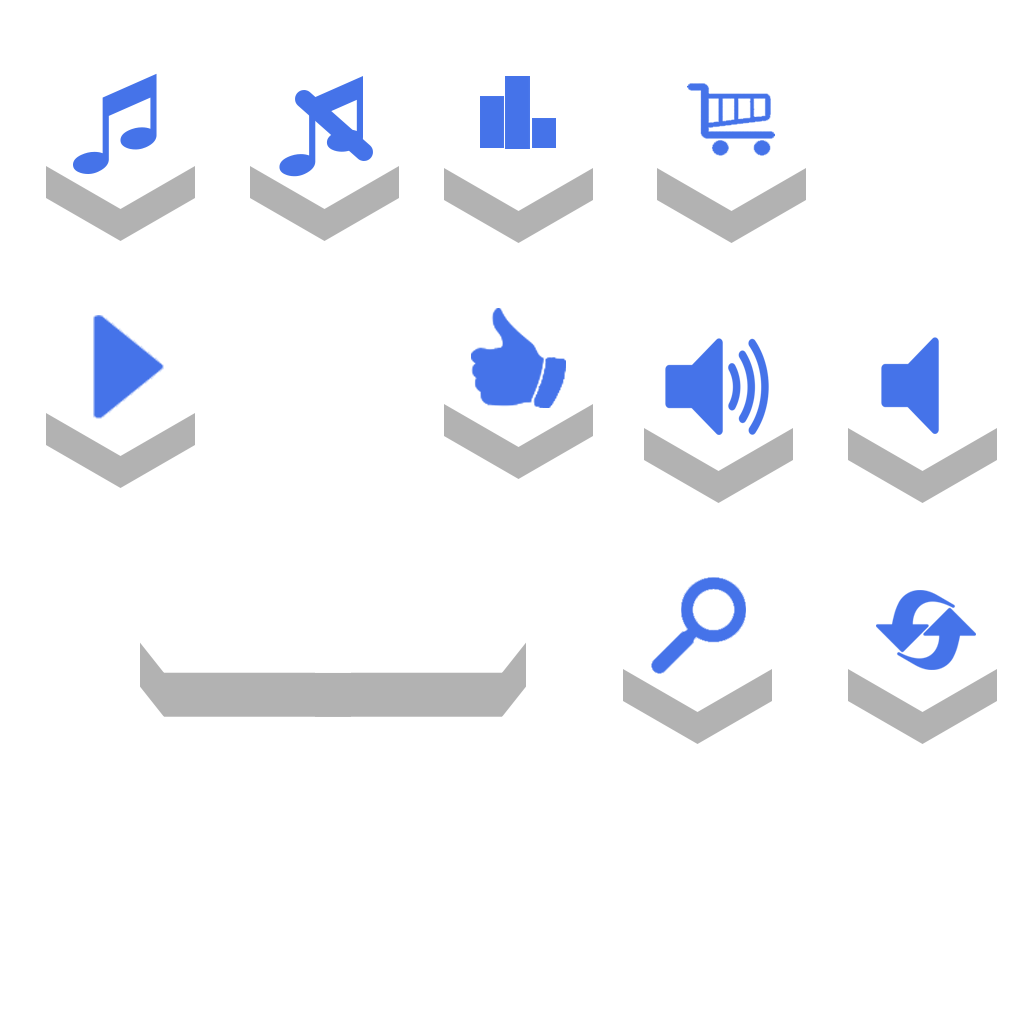
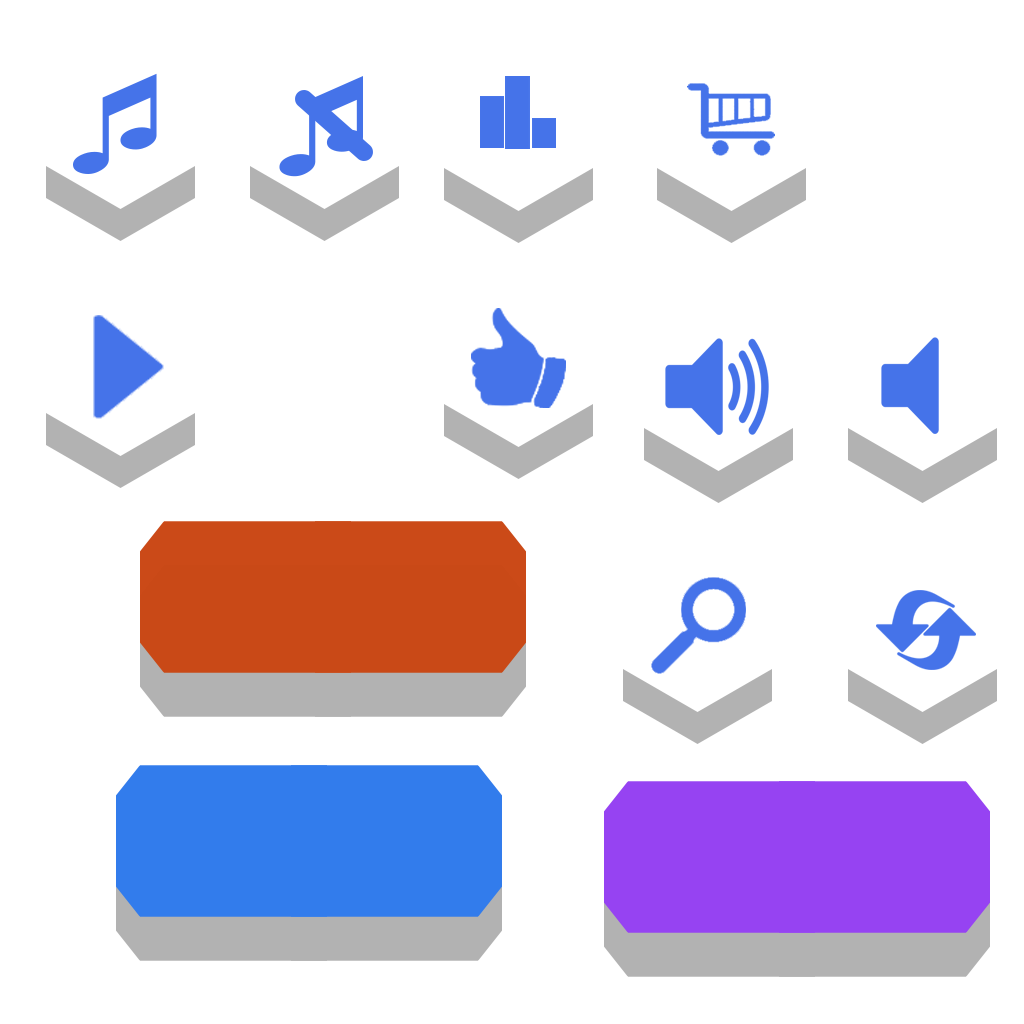
The second 1024x1024 image is a revision of the first. Changes to its layers:
added layer "Layer 16 copy 7" in group "Group 1" over left=604, top=781, right=990, bottom=933
added layer "Layer 16 copy 6" (30%) in group "Group 1" over left=604, top=825, right=990, bottom=977
added layer "Layer 16 copy 5" in group "Group 1" over left=116, top=765, right=502, bottom=917
added layer "Layer 16 copy 4" (30%) in group "Group 1" over left=116, top=809, right=502, bottom=961
"Layer 16 copy 2": opacity 100% → 99% over left=140, top=521, right=526, bottom=673
